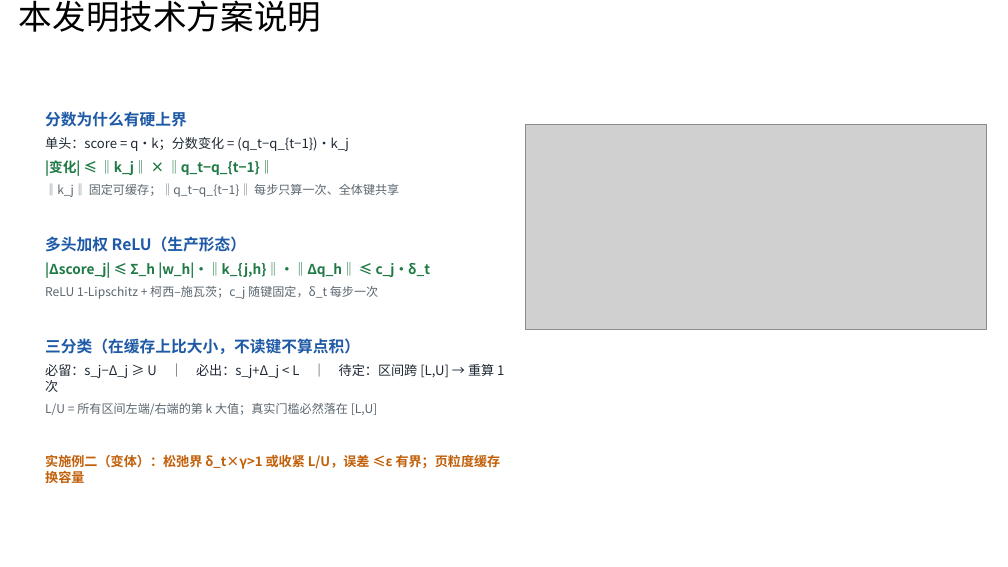
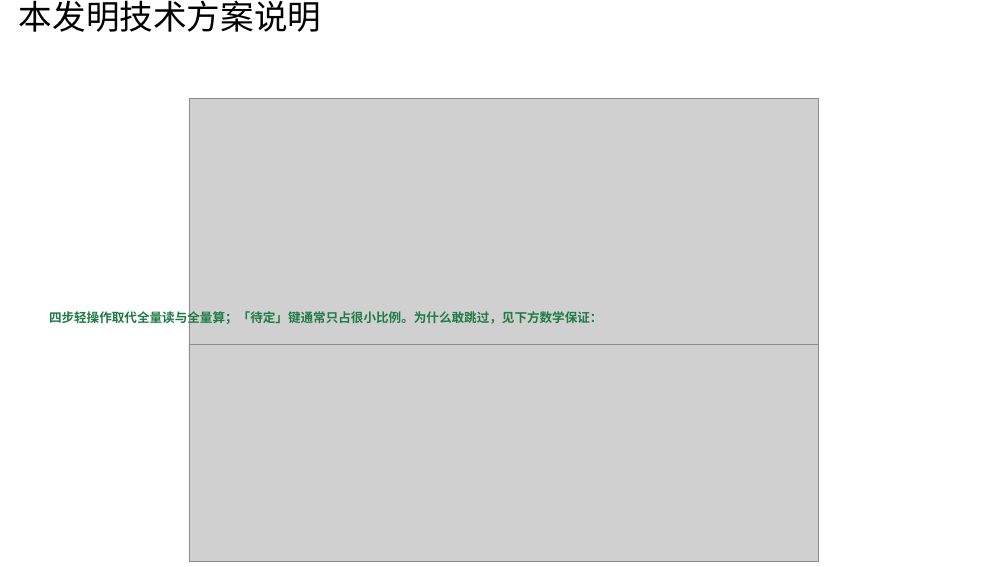
Before and after one commit to sunchendd/patent-ideas, a slide deck: slide 7 of workspace/lazy-topk-indexer/评审材料.pptx. Drawn at 1008x567 pixels with LibreOffice and Linux fonts; fonts in the diff are those of the drawing; grey boxes stand for pictures. Boxes give left, top, right and bottom in pixels: in the first picture for what was removed or moved away, otherwise in the second. Text is boxed around its words. In the diff, an @@ line names an element or a change of style, - is before the commit and + after.

```diff
--- a/workspace/lazy-topk-indexer/评审材料.pptx
+++ b/workspace/lazy-topk-indexer/评审材料.pptx
@@ text removed at <box>45,111,504,486</box> @@
-分数为什么有硬上界
-单头：score = q·k；分数变化 = (q_t−q_{t−1})·k_j
-|变化| ≤ ‖k_j‖ × ‖q_t−q_{t−1}‖
-‖k_j‖ 固定可缓存；‖q_t−q_{t−1}‖ 每步只算一次、全体键共享
-多头加权 ReLU（生产形态）
-|Δscore_j| ≤ Σ_h |w_h|·‖k_{j,h}‖·‖Δq_h‖ ≤ c_j·δ_t
-ReLU 1-Lipschitz + 柯西–施瓦茨；c_j 随键固定，δ_t 每步一次
-三分类（在缓存上比大小，不读键不算点积）
-必留：s_j−Δ_j ≥ U ｜ 必出：s_j+Δ_j < L ｜ 待定：区间跨 [L,U] → 重算 1 次
-L/U = 所有区间左端/右端的第 k 大值；真实门槛必然落在 [L,U]
-实施例二（变体）：松弛界 δ_t×γ>1 或收紧 L/U，误差 ≤ε 有界；页粒度缓存换容量
@@ picture added at <box>189,98,818,356</box> @@
@@ picture removed at <box>525,125,986,329</box> @@
@@ text added at <box>49,309,603,326</box>, 12 pt, text #1F7A46, bold @@
+四步轻操作取代全量读与全量算；「待定」键通常只占很小比例。为什么敢跳过，见下方数学保证：
@@ picture added at <box>189,344,818,561</box> @@
```
Also in this commit, not shown: 9 other slides changed, 4 other files.
